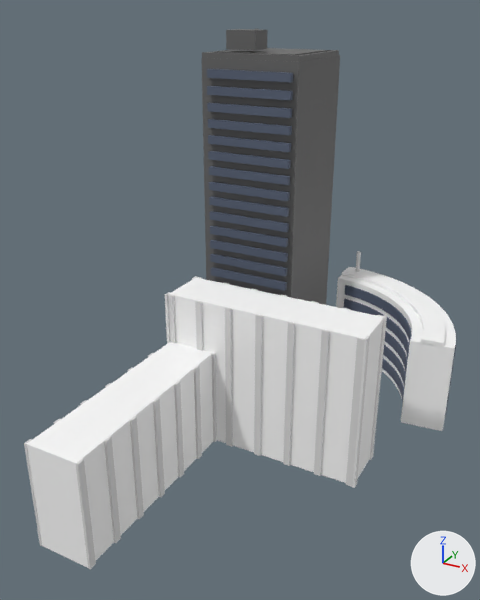
Two versions of the glTF model run/textures/build/build3.glb, one commit apart.
One viewpoint serves both versions: a 50 mm camera at (7.53, -14.53, 8.19) aimed at (1.68, -3.91, 2.87). Every picture has the same lights, and +X, +Y and +Z are marked at lower right. Where no turn or scale is listed for an object, it has been applied to the vertices.

Names of what the first picture shows: '立方体', '立方体.002', '立方体.003', '立方体.004', '立方体.005', '立方体.007', '立方体.013', '立方体.014', '立方体.015', '立方体.017', '立方体.018', '立方体.019', '立方体.020'.
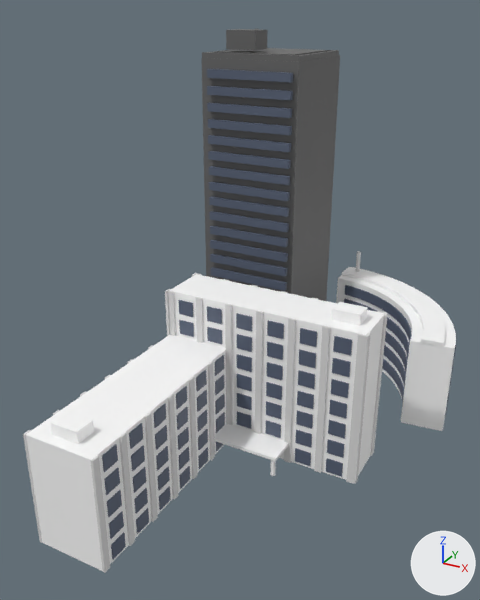
Where the change shows, as pixel boxes (x1, y1, x2, y2) in the pictures (480 x 600 px):
'立方体.013', moved, rescaled (7% wider)
    before: (27, 342, 213, 568)
    after: (26, 335, 226, 571)
'立方体.014', moved
    before: (170, 278, 383, 483)
    after: (169, 274, 384, 480)
'立方体.017', moved, rescaled
    before: (76, 353, 217, 570)
    after: (91, 349, 228, 573)
'立方体.021', added (blue)
    after: (178, 300, 352, 477)
'立方体.015', moved
    before: (167, 294, 365, 487)
    after: (168, 291, 366, 484)
'立方体.022', added (blue)
    after: (102, 355, 225, 560)
'立方体.023', added
    after: (214, 424, 288, 461)
'立方体.019', moved
    before: (352, 315, 387, 488)
    after: (353, 312, 388, 484)
'立方体.024', added
    after: (50, 411, 94, 444)
'立方体.025', added
    after: (332, 302, 368, 326)
'立方体.020', moved, rescaled
    before: (24, 353, 154, 546)
    after: (23, 345, 154, 543)
'立方体.018', moved
    before: (165, 276, 197, 344)
    after: (165, 273, 197, 336)
'円柱.002', added
    after: (270, 460, 276, 476)

What changed in the scene script:
```text
Add mat_マテリアル_027:
    mat_マテリアル_027 = principled_material('マテリアル.027')
    mat_マテリアル_027.base_color = (1.0, 1.0, 1.0)  # white #ffffff
Add mat_マテリアル_026:
    mat_マテリアル_026 = principled_material('マテリアル.026')
    mat_マテリアル_026.base_color = (1.0, 1.0, 1.0)  # white #ffffff
Add mat_マテリアル_025:
    mat_マテリアル_025 = principled_material('マテリアル.025')
    mat_マテリアル_025.base_color = (1.0, 1.0, 1.0)  # white #ffffff
Add mat_マテリアル_024:
    mat_マテリアル_024 = principled_material('マテリアル.024')
    mat_マテリアル_024.base_color = (1.0, 1.0, 1.0)  # white #ffffff
Add mat_マテリアル_023:
    mat_マテリアル_023 = principled_material('マテリアル.023')
    mat_マテリアル_023.base_color = (0.0931, 0.117, 0.175)  # dark blue #566074
Add mat_マテリアル_022:
    mat_マテリアル_022 = principled_material('マテリアル.022')
    mat_マテリアル_022.base_color = (0.0931, 0.117, 0.175)  # dark blue #566074
Add me_立方体_025:
    me_立方体_025.from_pydata(...)  # a box spanning x -0.277..0.277, y -0.192..0.192, z -0.111..0.111
    me_立方体_025.materials.append(mat_マテリアル_027)  # white #ffffff
Add me_立方体_024:
    me_立方体_024.from_pydata(...)  # a box spanning x -0.277..0.277, y -0.192..0.192, z -0.111..0.111
    me_立方体_024.materials.append(mat_マテリアル_026)  # white #ffffff
Add me_円柱_003:
    me_円柱_003.from_pydata(...)  # a 32-sided cylinder along z spanning x -0.05..0.05, y -0.05..0.05, z -0.234..0.234
    me_円柱_003.materials.append(mat_マテリアル_025)  # white #ffffff
Add me_立方体_023:
    me_立方体_023.from_pydata(...)  # a box spanning x -0.77..0.77, y -0.31..0.31, z -0.03..0.03
    me_立方体_023.materials.append(mat_マテリアル_024)  # white #ffffff
Add me_立方体_022:
    me_立方体_022.from_pydata(...)  # 480 vertices, 720 faces; spans x -1.39..0.01, y -0.17..3.59, z -0.16..1.97
    me_立方体_022.materials.append(mat_マテリアル_023)  # dark blue #566074
Add me_立方体_016:
    me_立方体_016.from_pydata(...)  # 672 vertices, 1008 faces; spans x -3.57..0.17, y -0.01..1.07, z -0.16..2.87
    me_立方体_016.materials.append(mat_マテリアル_022)  # dark blue #566074
Change ob_立方体_013:
    ob_立方体_013.location: (0.68, -6.21, 0.62) -> (0.85, -6.21, 0.75)
    ob_立方体_013.scale: (1.44, 1.0, 0.964) -> (1.44, 1.3, 1.01)
Change ob_立方体_014:
    ob_立方体_014.location: (2.28, -3.65, 1.17) -> (2.28, -3.65, 1.25)
Change ob_立方体_015:
    ob_立方体_015.location: (4.31, -4.2, 1.17) -> (4.32, -4.2, 1.25)
Change ob_立方体_017:
    ob_立方体_017.location: (1.23, -4.18, 0.62) -> (1.55, -4.18, 0.75)
    ob_立方体_017.scale: (0.214, 1.0, 0.903) -> (0.214, 1.0, 0.945)
Change ob_立方体_019:
    ob_立方体_019.location: (4.4, -3.14, 1.17) -> (4.41, -3.14, 1.25)
Change ob_立方体_018:
    ob_立方体_018.location: (0.13, -3.15, 1.16) -> (0.14, -3.15, 1.24)
Change ob_立方体_020:
    ob_立方体_020.location: (0.14, -4.18, 0.62) -> (0.14, -4.18, 0.75)
    ob_立方体_020.scale: (0.214, 1.0, 0.903) -> (0.214, 1.0, 0.945)
Add ob_立方体_025:
    ob_立方体_025 = bpy.data.objects.new('立方体.025', me_立方体_025)
    ob_立方体_025.location = (3.88, -3.67, 2.97)
Add ob_立方体_024:
    ob_立方体_024 = bpy.data.objects.new('立方体.024', me_立方体_024)
    ob_立方体_024.location = (0.8, -7.93, 1.99)
Add ob_円柱_002:
    ob_円柱_002 = bpy.data.objects.new('円柱.002', me_円柱_003)
    ob_円柱_002.location = (2.89, -4.73, -0.14)
Add ob_立方体_023:
    ob_立方体_023 = bpy.data.objects.new('立方体.023', me_立方体_023)
    ob_立方体_023.location = (2.21, -4.5, 0.07)
Add ob_立方体_022:
    ob_立方体_022 = bpy.data.objects.new('立方体.022', me_立方体_022)
    ob_立方体_022.location = (1.54, -7.92, -0.16)
Add ob_立方体_021:
    ob_立方体_021 = bpy.data.objects.new('立方体.021', me_立方体_016)
    ob_立方体_021.location = (3.97, -4.18, -0.16)
```
